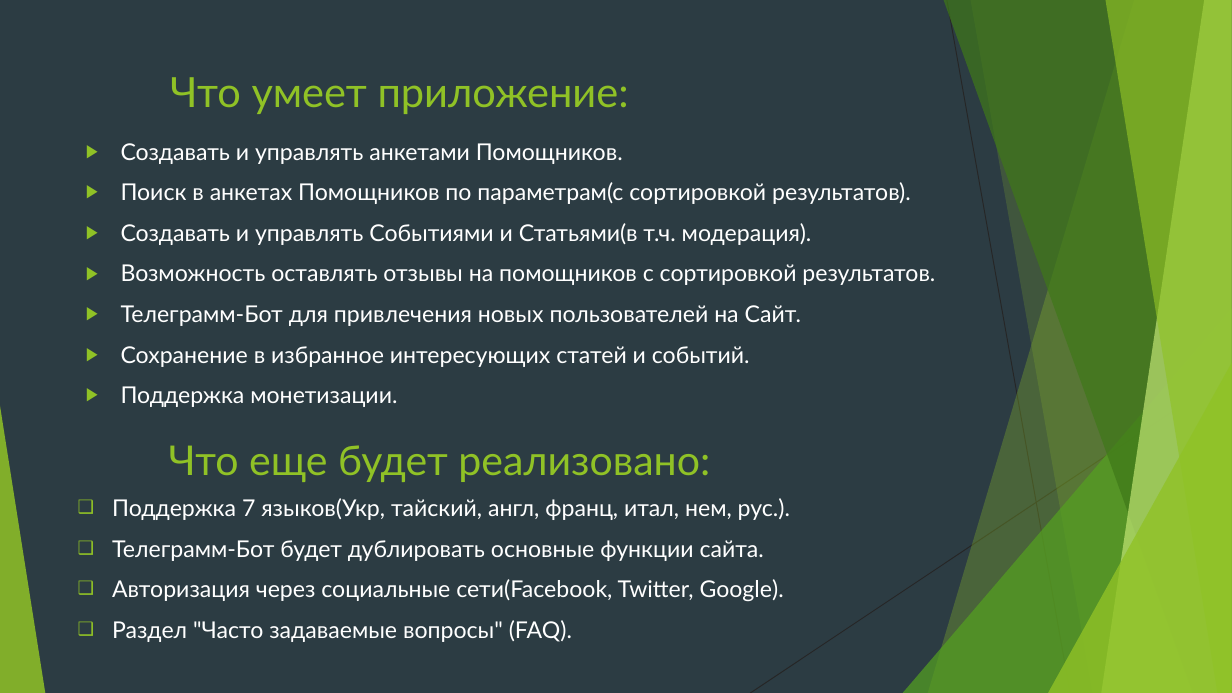
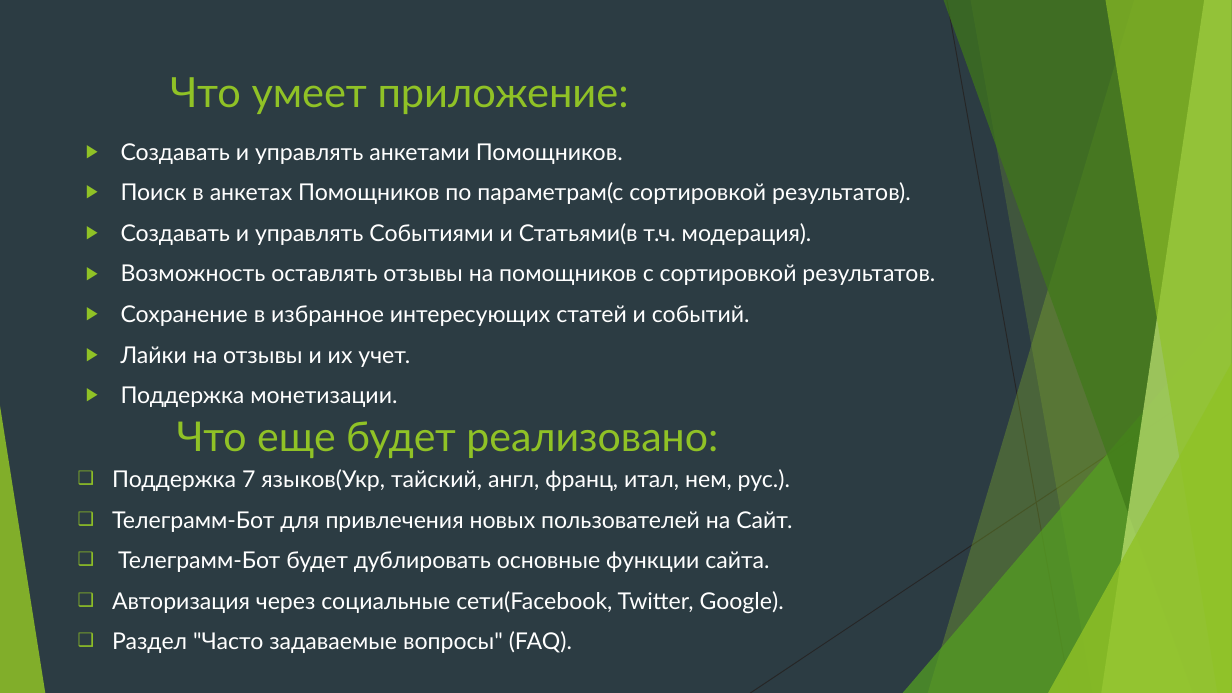
Before and after one commit to Yurij-Bielousov-Dnepr/helpySamui, a slide deck: slide 12 of доки/DIPLOM_PROJECT2.pptx. Drawn at 1232x693 pixels with LibreOffice and Linux fonts; fonts in the diff are those of the drawing. Boxes give left, top, right and bottom in pixels: in the first picture for what was removed or moved away, otherwise in the second. Text is boxed around its words. In the diff, an @@ line names an element or a change of style, - is before the commit and + after.

```diff
--- a/доки/DIPLOM_PROJECT2.pptx
+++ b/доки/DIPLOM_PROJECT2.pptx
@@ text at box(121, 305, 801, 326): paragraph removed @@
-▶ Телеграмм-Бот для привлечения новых пользователей на Сайт.
@@ text at box(121, 346, 410, 367): paragraph added @@
+▶ Лайки на отзывы и их учет.
@@ text "Что еще будет реализовано:": place and size @@
-text "Что еще будет реализовано:" at box(169, 445, 710, 482)
+text "Что еще будет реализовано:" at box(177, 421, 718, 458)
@@ text "Поддержка 7 языков(Укр, тайский, англ, ...": place and size @@
-text "Поддержка 7 языков(Укр, тайский, англ, ..." at box(112, 498, 790, 642)
+text "Поддержка 7 языков(Укр, тайский, англ, ..." at box(112, 469, 792, 653)
@@ text at box(112, 511, 792, 532): paragraph added @@
+❑ Телеграмм-Бот для привлечения новых пользователей на Сайт.
```
Also in this commit, not shown: 2 other slides changed, 7 other files.
